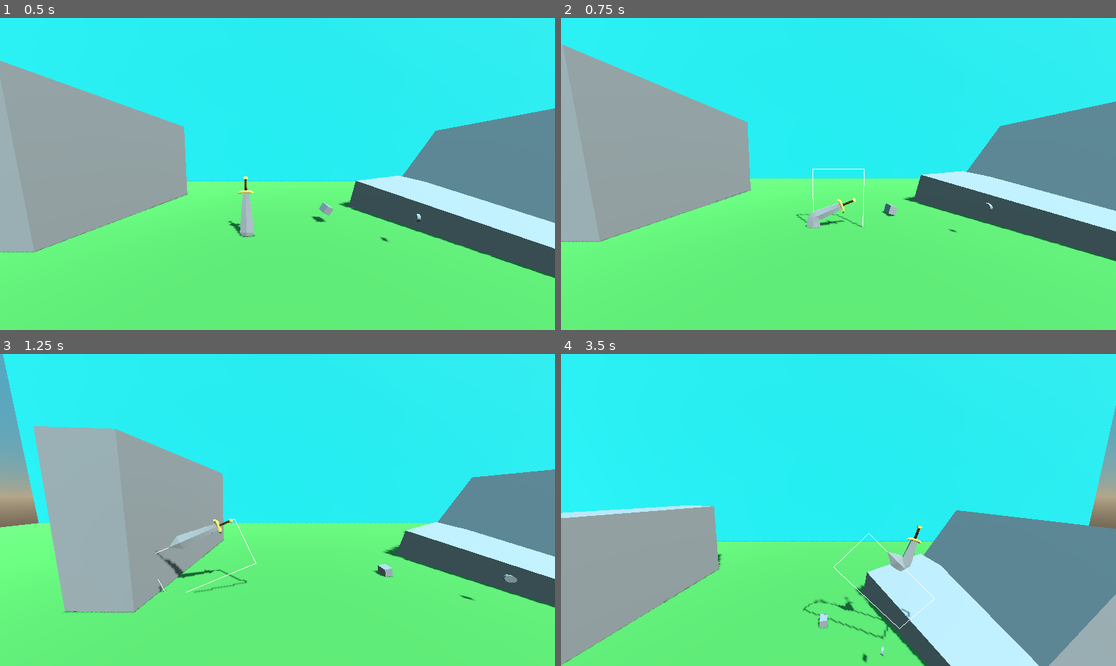
Above: before the commit, frames 1-4 (two rows, left to right).
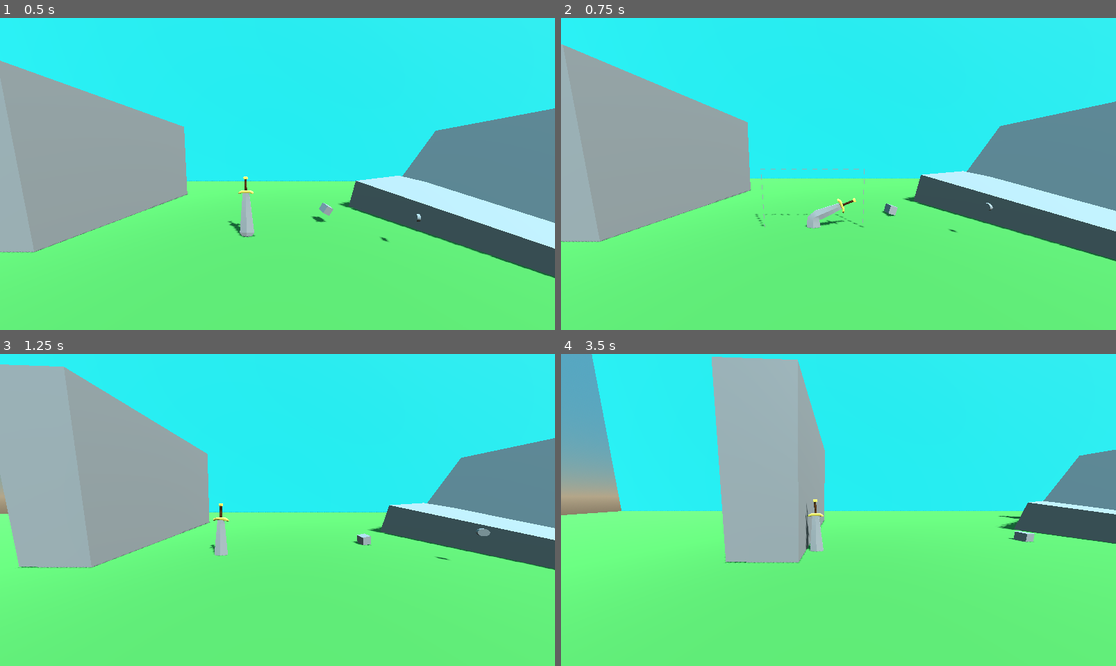
Above: after the commit, the same moments.

Repository: djoerres8/stabbing-over-it
Game: Godot game, scene res://scenes/scene1.tscn
Same seed, same stepped clock (60 frames per second), same inputs: the game is played once before the commit and once after it.
Inputs (mouse positions are in pixels of both pictures, inside the frame that each line leads up to):
- Up to frame 1 (0.5 s): no input
- Up to frame 2 (0.75 s): tap Enter (ui_accept) at 0.5 s; move the mouse to (960, 158) at 0.52 s; hold Right (ui_right) from 0.53 s (still down); tap Mouse wheel down (scroll_down) at 0.6 s; click (960, 158) at 0.67 s
- Up to frame 3 (1.25 s): keep holding Right (ui_right); tap Enter (ui_accept) at 0.77 s
- Up to frame 4 (3.5 s): release Right (ui_right) at 1.25 s; drag from (727, 525) to (810, 572) at 1.27 s; move the mouse to (894, 441) at 2.02 s; hold Right (ui_right) 2.03-2.75 s; tap Mouse wheel down (scroll_down) at 2.1 s; click (894, 441) at 2.17 s; drag from (810, 572) to (672, 463) at 2.77 s

Frame 1 is identical in both runs. In frame 2, 0.1% of the frame differs, in the area x 34-55%, y 48-68%; in frame 3, 22%; in frame 4, 50%, in the area x 0-100%, y 0-100%.

Commit message:
WIP launch str

Diff:
--- a/scripts/stabbert.gd
+++ b/scripts/stabbert.gd
@@ -2,13 +2,16 @@
 
 #controls the bending of the sword when dragging
 @onready var handle: Node3D = $Handle
-
 @onready var camera: Camera3D = $Camera_Controller/Camera_Target/Camera3D
-
 @onready var debug_mesh: ImmediateMesh = ImmediateMesh.new()
 
 const GRAVITY_SCALE = 3
 const MANUAL_ROTATION_SPEED = 10.0 # Adjust rotation speed as needed
+
+const MAX_X_LAUNCH = 5
+const MIN_X_LAUNCH = -5
+const MAX_Y_LAUNCH = 6
+const MIN_Y_LAUNCH = -4
 
 const MAX_X_PULSE = 30
 const MAX_Y_PULSE = 20
@@ -93,15 +96,10 @@
 		pulse.z  # Z stays the same
 	)
 
-	# Debug output
-	print("Original pulse: ", pulse)
-	print("Z-rotation (radians): ", angle)
-	print("Adjusted pulse: ", adjusted_pulse)
-
 	self.apply_impulse(adjusted_pulse) # just need x and y values
 	self.apply_torque_impulse(torque) # just need z value
 
-
+#display launch direction
 func draw_launch_direction(pulse: Vector3):
 	# Clear any previously drawn surfaces
 	debug_mesh.clear_surfaces()
@@ -128,37 +126,41 @@
 	debug_mesh.clear_surfaces()
 
 	# Start creating the line geometry
-	#debug_mesh.surface_begin(Mesh.PRIMITIVE_LINES)
-
-	var material = StandardMaterial3D.new()
-	material.depth_draw_mode = BaseMaterial3D.DEPTH_DRAW_ALWAYS
-	debug_mesh.surface_begin(Mesh.PRIMITIVE_LINES, material)
+	debug_mesh.surface_begin(Mesh.PRIMITIVE_LINES)
 
 	# Set line color
-	debug_mesh.surface_set_color(Color(0, 1, 0))
+	debug_mesh.surface_set_color(Color(1, 1, 0, 1))
 
 	# Define the box vertices
-	var v1 = Vector3(0, -4, 0)            # Bottom-left
-	var v2 = Vector3(0, 6, 0)            # Top-left
+	var v1 = Vector3(-5, -4, 0)            # Bottom-left
+	var v2 = Vector3(-5, 6, 0)            # Top-left
 	var v3 = Vector3(5, 6, 0)            # Top-right
 	var v4 = Vector3(5, -4, 0)            # Bottom-right
 
-	# Draw the box edges
-	debug_mesh.surface_add_vertex(v1)  # Bottom-left to Top-left
-	debug_mesh.surface_add_vertex(v2)
-
-	debug_mesh.surface_add_vertex(v2)  # Top-left to Top-right
-	debug_mesh.surface_add_vertex(v3)
-
-	debug_mesh.surface_add_vertex(v3)  # Top-right to Bottom-right
-	debug_mesh.surface_add_vertex(v4)
-
-	debug_mesh.surface_add_vertex(v4)  # Bottom-right to Bottom-left
-	debug_mesh.surface_add_vertex(v1)
+	# Draw dotted lines for each edge
+	draw_dotted_line(v1, v2, 0.5)  # Bottom-left to Top-left
+	draw_dotted_line(v2, v3, 0.5)  # Top-left to Top-right
+	draw_dotted_line(v3, v4, 0.5)  # Top-right to Bottom-right
+	draw_dotted_line(v4, v1, 0.5)  # Bottom-right to Bottom-left
 
 	# Finish creating the box
 	debug_mesh.surface_end()
 
+func draw_dotted_line(start: Vector3, end: Vector3, segment_length: float) -> void:
+	var direction = (end - start).normalized()
+	var total_length = start.distance_to(end)
+	var current_length = 0.0
+
+	while current_length < total_length:
+		var segment_start = start + direction * current_length
+		var segment_end = start + direction * min(current_length + segment_length, total_length)
+
+		# Skip segments to create a dotted effect
+		debug_mesh.surface_add_vertex(segment_start)
+		debug_mesh.surface_add_vertex(segment_end)
+
+		current_length += segment_length * 2  # Adjust gap size
+
 
 func _on_area_3d_input_event(camera: Node, event: InputEvent, event_position: Vector3, normal: Vector3, shape_idx: int) -> void:
 
@@ -171,15 +173,46 @@
 		elif event.is_released() and event.button_index == MOUSE_BUTTON_LEFT and selected:
 
 			#vector at which mouse is released
+			#important to remember the area3D is at (0,5,0) so that the mouse follows the bend correctly
 			var areaCollision = camera.shoot_ray()
+
+			# x relative to origin: (-5 - 5)
+			# y relative to origin (-4 - 6)
+			var pulse_x = clamp(areaCollision.x, -5, 5)
+			var pulse_y = clamp(areaCollision.y+5, -4, 6)
+
+			print("mouse x: ", pulse_x)
+			print("mouse y: ", pulse_y)
+
+			const MAX_X_LAUNCH = 5
+			const MIN_X_LAUNCH = -5
+			const MAX_Y_LAUNCH = 6
+			const MIN_Y_LAUNCH = -4
+
+			# for x value, between 0 and -5 should be between 0 and 30
+
+			# then, between 0 and 5 should be between 0 and -30
+
+			# for y value, between 6 and -4 should be between 0 and 20
+
+
+			#get relative values
+			pulse_x = ((pulse_x - MIN_X_LAUNCH) / (MAX_X_LAUNCH - MIN_X_LAUNCH)) * (MAX_X_PULSE - -MAX_X_PULSE) + -MAX_X_PULSE
+			pulse_y = ((pulse_y - MIN_Y_LAUNCH) / (MAX_Y_LAUNCH - MIN_Y_LAUNCH)) * (MAX_Y_PULSE - -MAX_Y_PULSE) + -MAX_Y_PULSE
+
+			# max x pulse = 30, max y pulse = 20
+			pulse = Vector3(pulse_x, pulse_y, 0)
+
+			print("Launch Vector: ", pulse)
+
 
 			# Calculate launching values
 			if areaCollision.x <= 0:
-				pulse = Vector3(30,20,0)
-				torque = Vector3(0,0,-50)
+				pulse = Vector3(20,0,0)
+				torque = Vector3(0,0,-5)
 			else:
-				pulse = Vector3(-30,20,0)
-				torque = Vector3(0,0,50)
+				pulse = Vector3(-20,0,0)
+				torque = Vector3(0,0,5)
 
 
 			#pulse = pulse.limit_length(MAX_PULSE)
@@ -187,12 +220,16 @@
 
 			# Shoot
 			shoot(pulse, torque)
-			print("Shoot with pulse:", pulse)
-			print("Shoot with torque:", torque)
 			selected = false
+
+			#remove guidelines
+			debug_mesh.clear_surfaces()
 
 			#reset handle position
 			handle.position = Vector3(0,5,0)
+
+
+
 
 	#raycast from camer to mouse position (x, y, 0)
 	#check if colliding with bendableArea
